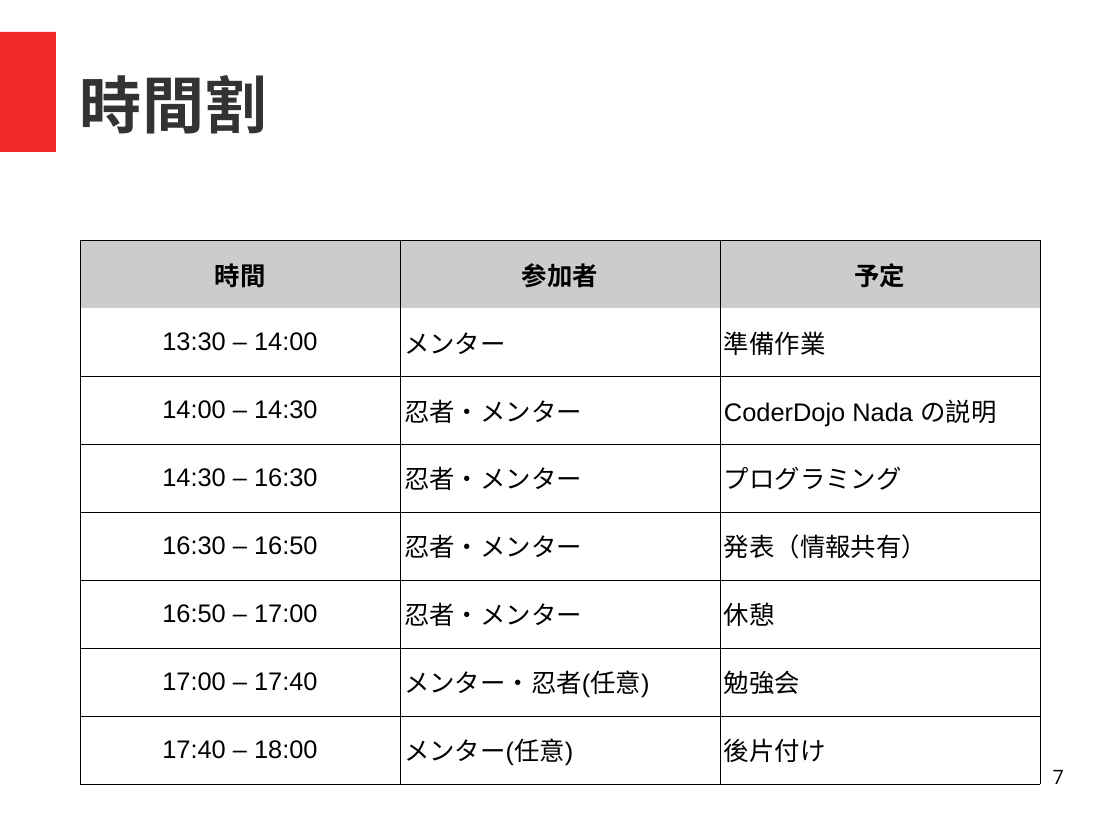
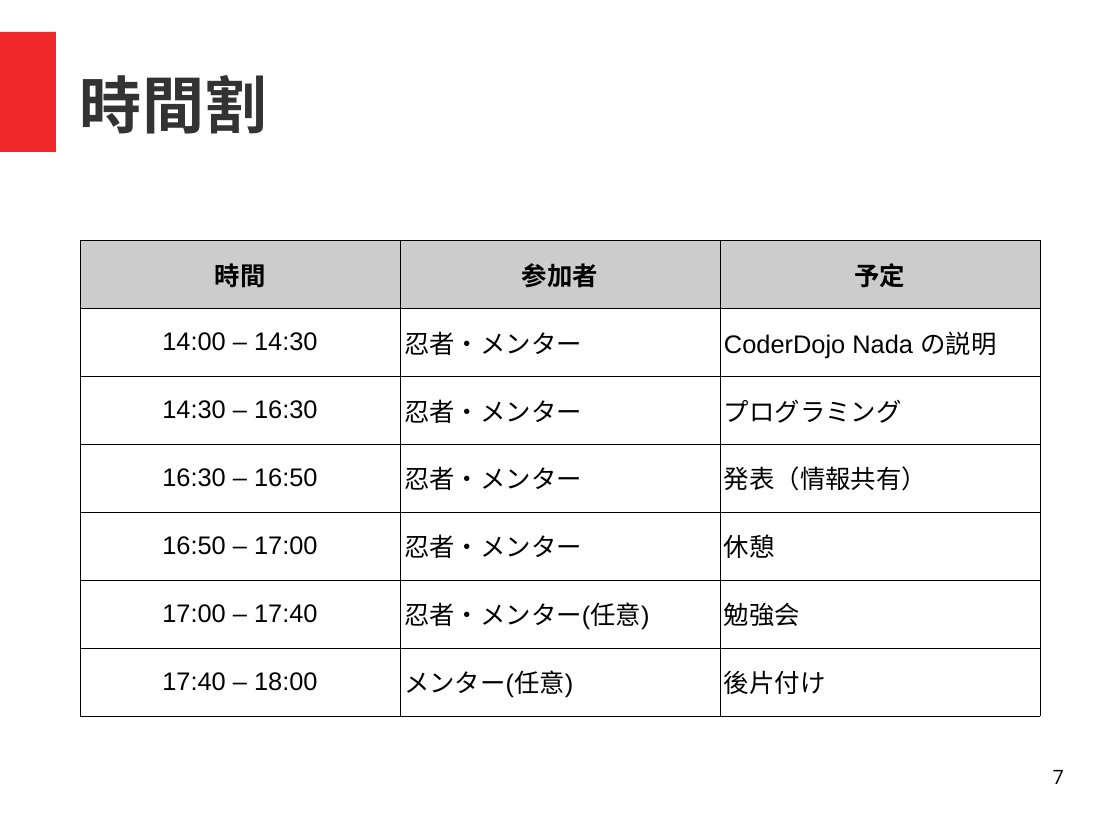
Before and after one commit to coderdojo-nada/resource, a slide deck: slide 7 of guide/coderdojo-nada紹介.odp. Drawn at 1120x840 pixels with LibreOffice and Linux fonts; fonts in the diff are those of the drawing. Boxes give left, top, right and bottom in pixels: in the first picture for what was removed or moved away, otherwise in the second. Text is boxed around its words. In the diff, an @@ line names an element or a change of style, - is before the commit and + after.

```diff
--- a/guide/coderdojo-nada紹介.odp
+++ b/guide/coderdojo-nada紹介.odp
@@ table at <box>80,240,1041,715</box> @@
-row 2: 13:30 – 14:00 | メンター | 準備作業
-row 6, column 2: メンター・忍者(任意)
+row 6, column 2: 忍者・メンター(任意)
```
Also in this commit, not shown: 2 other slides changed, 1 slide added, 1 other file.
